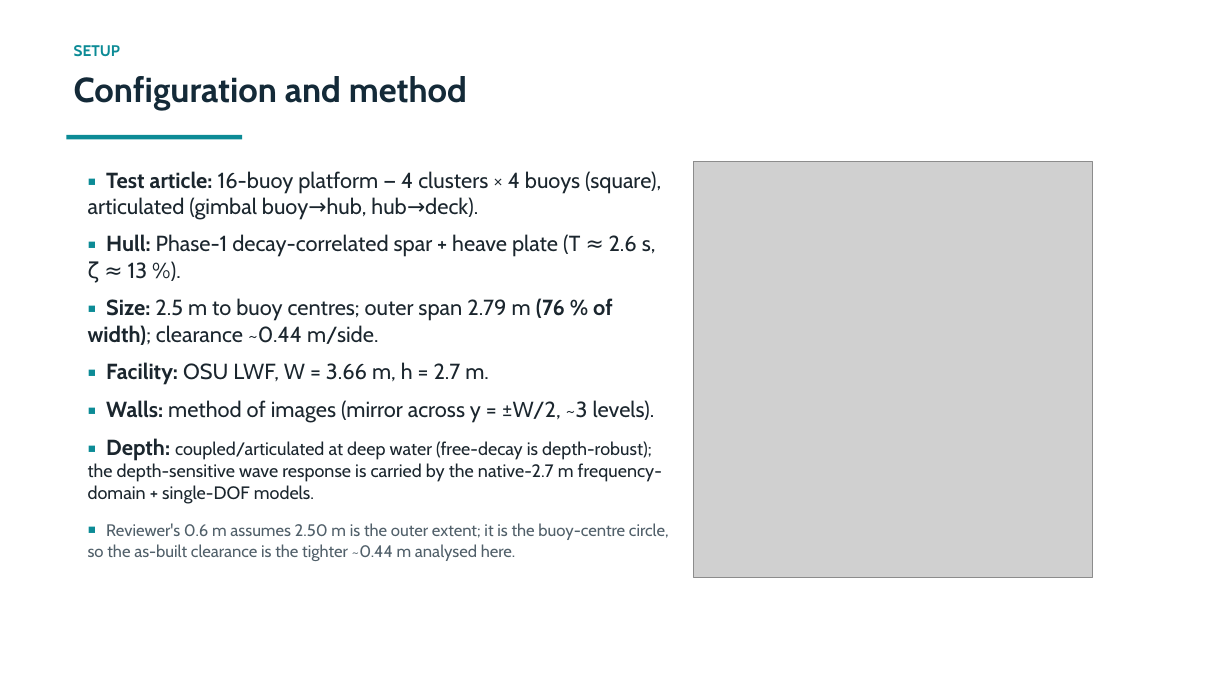
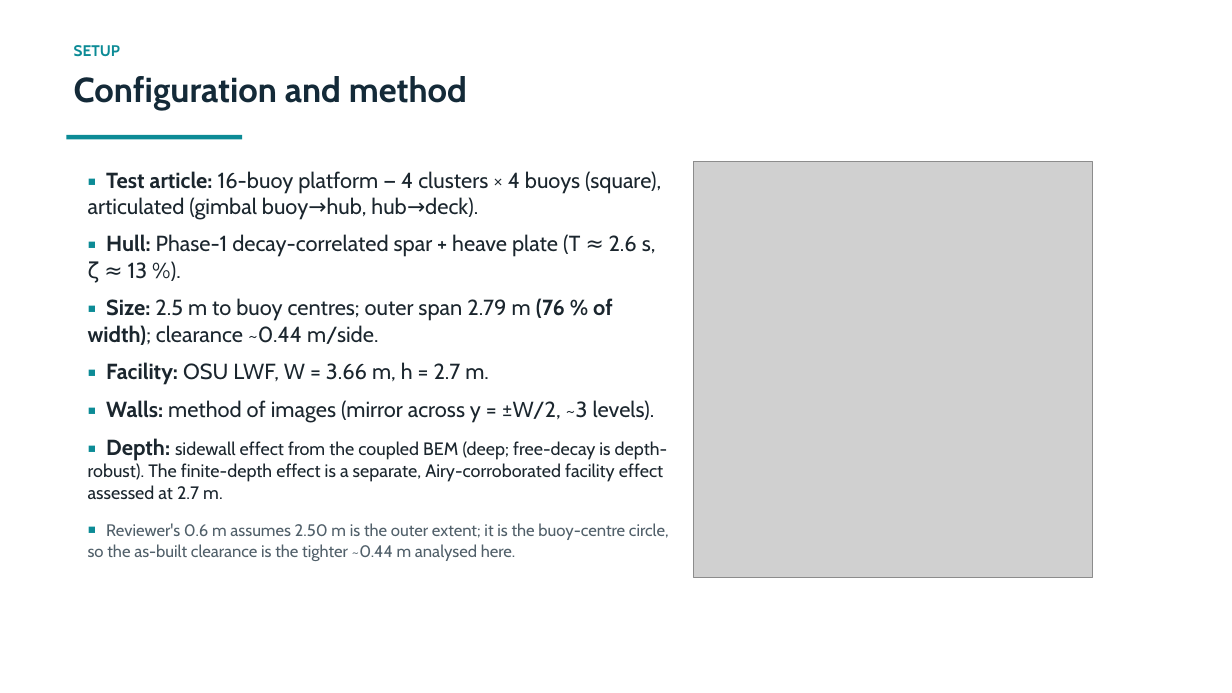
Before and after one commit to xabi80/HSP, a slide deck: slide 3 of studies/platform-12buoy/flume-wall-effect/Flume_wall_effect_technical.pptx. Drawn at 1232x693 pixels with LibreOffice and Linux fonts; fonts in the diff are those of the drawing; grey boxes stand for pictures. Boxes give left, top, right and bottom in pixels: in the first picture for what was removed or moved away, otherwise in the second. Text is boxed around its words. In the diff, an @@ line names an element or a change of style, - is before the commit and + after.

```diff
--- a/studies/platform-12buoy/flume-wall-effect/Flume_wall_effect_technical.pptx
+++ b/studies/platform-12buoy/flume-wall-effect/Flume_wall_effect_technical.pptx
@@ text at <box>88,438,668,500</box>: text changed @@
-▪ Depth: coupled/articulated at deep water (free-decay is depth-robust); the depth-sensitive wave response is carried by the native-2.7 m frequency-domain + single-DOF models.
+▪ Depth: sidewall effect from the coupled BEM (deep; free-decay is depth-robust). The finite-depth effect is a separate, Airy-corroborated facility effect assessed at 2.7 m.
```
Also in this commit, not shown: 7 other slides changed, 1 slide added, 1 slide removed, 13 other files.
